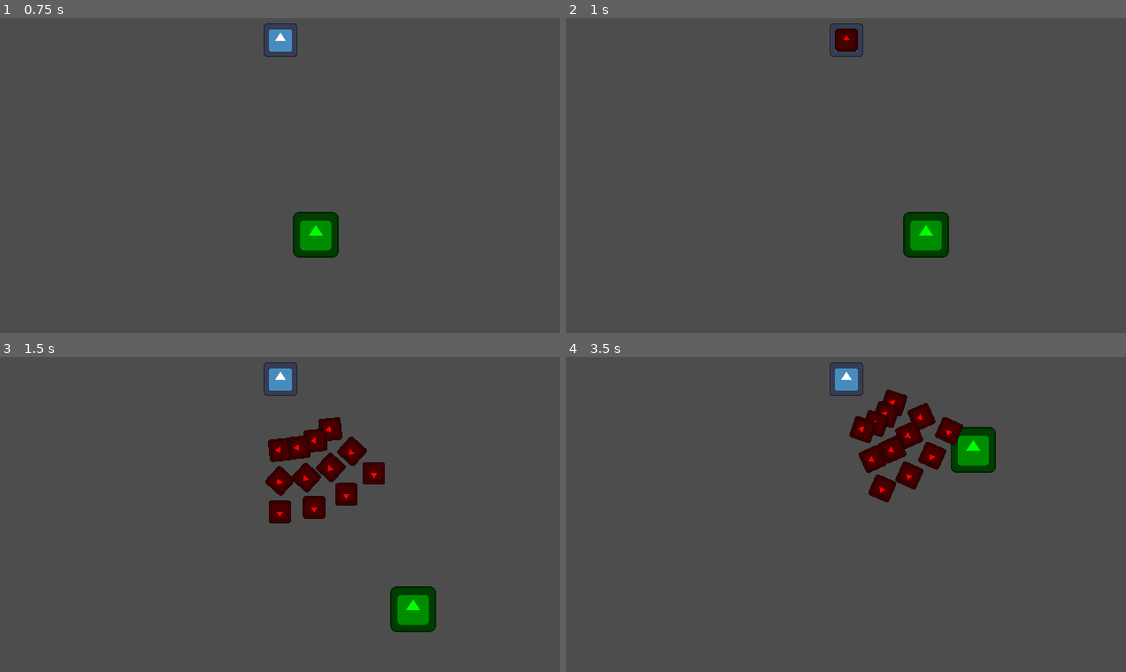
Above: before the commit, frames 1-4 (two rows, left to right).
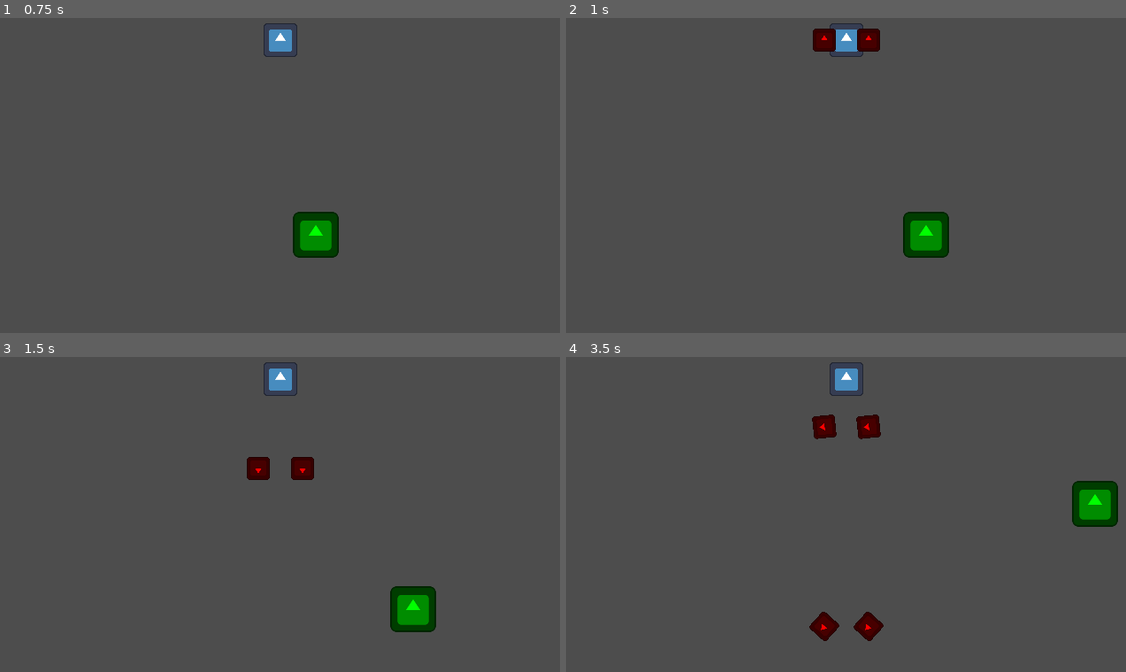
Above: after the commit, the same moments.

Repository: Zeroeth-0/Gatogun
Game: Godot game, scene res://scenes/levels/world.tscn
The game is run twice, just before and just after one commit, with the same random seed, the same clock (stepped at 60 frames per second) and the same inputs. The engine's default icon, where the game draws it, is replaced by a stand-in: a white triangle on a blue panel in a dark square.
Inputs:
- Up to frame 1 (0.75 s): tap Enter at 0.5 s; hold D (RIGHT) from 0.53 s (still down)
- Up to frame 2 (1 s): keep holding D (RIGHT)
- Up to frame 3 (1.5 s): release D (RIGHT) at 1.28 s; hold S (DOWN) from 1.28 s (still down)
- Up to frame 4 (3.5 s): release S (DOWN) at 2.03 s; hold D (RIGHT) 2.03-2.78 s; hold W (UP) from 2.78 s (still down)

Frame 1 is identical in both runs. In frame 2, 0.8% of the frame differs, in the area x 44-57%, y 3-11%; in frame 3, 3.6%; in frame 4, 6.0%, in the area x 43-99%, y 10-91%.

Commit message:
Finished rank system + emitter

Diff:
--- a/scenes/levels/world.tscn
+++ b/scenes/levels/world.tscn
@@ -9,9 +9,8 @@
 [node name="Emitter" parent="." instance=ExtResource("3_8gymy")]
 position = Vector2(317, 317)
 bulletScene = ExtResource("1_xpsw6")
-rank = 6.0
-aimAtPlayer = true
-arms = 3
+parallel = true
+arms = 2
 
 [node name="CatPlayer" parent="." groups=["Player"] instance=ExtResource("4_nvx4x")]
 position = Vector2(317, 537)
--- a/source/weapons/emitter.gd
+++ b/source/weapons/emitter.gd
@@ -159,7 +159,7 @@
 		eachArmAngle = spreadAngle / float(arms - 1)
 
 	var offsetCorrection = 0.0
-	if arms % 2 != 0: offsetCorrection = eachSpreadOffset / 2
+	offsetCorrection = eachSpreadOffset / 2
 
 	for r in range(repeatCount):
 		if keepSpeed:
